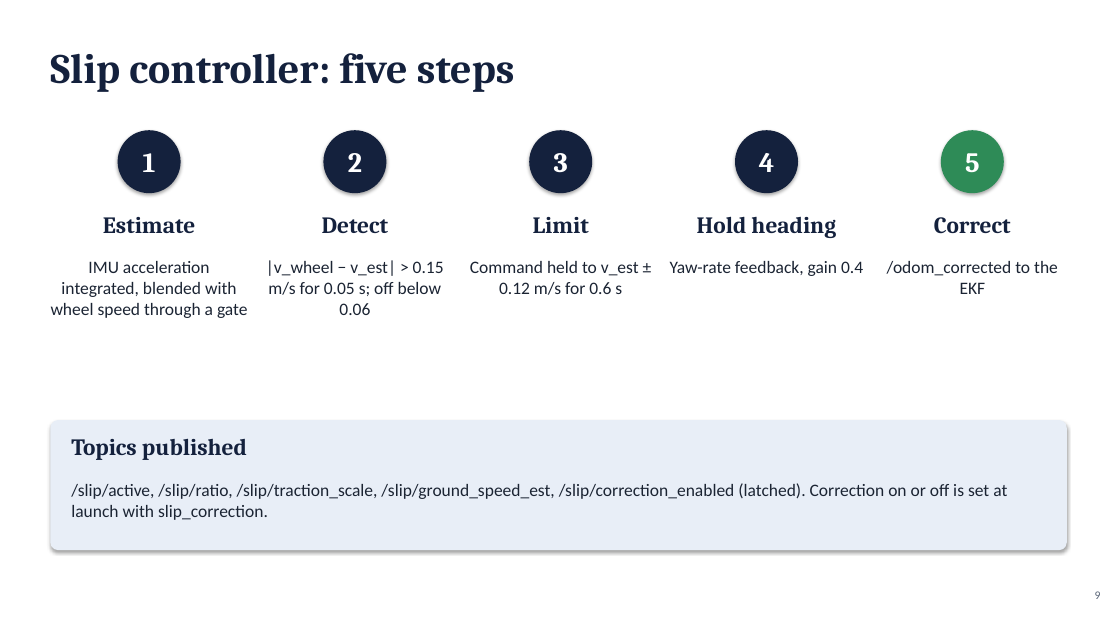
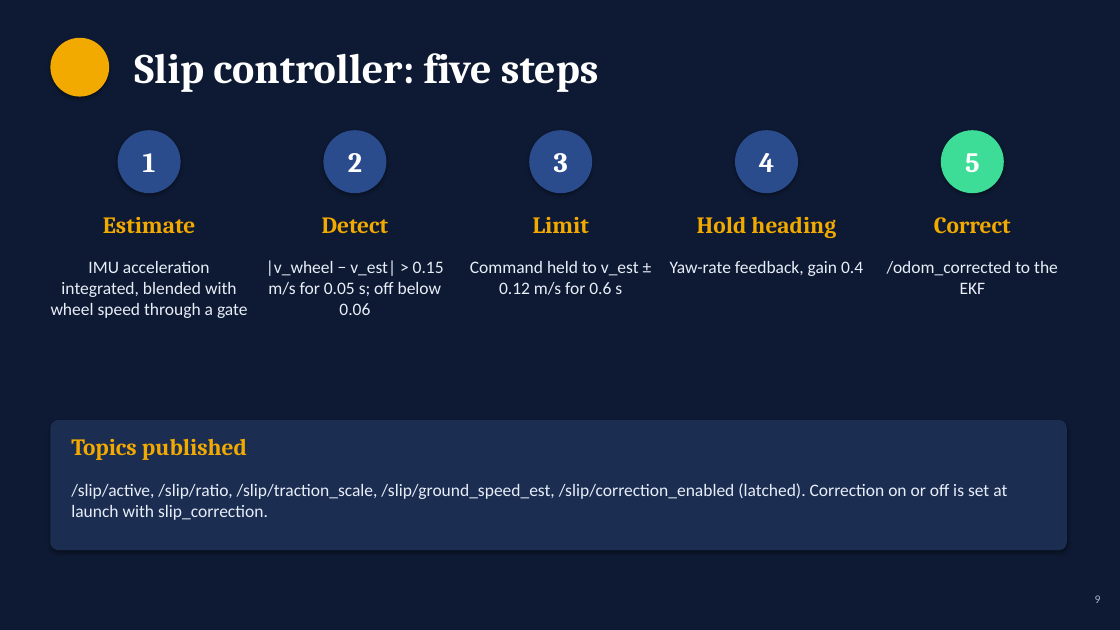
Before and after one commit to Saibts/AgileX_ScoutMini_JAZZY, a slide deck: slide 9 of docs/Scout_Mini_Project_Presentation.pptx. Drawn at 1120x630 pixels with LibreOffice and Linux fonts; fonts in the diff are those of the drawing. Boxes give left, top, right and bottom in pixels: in the first picture for what was removed or moved away, otherwise in the second. Text is boxed around its words. In the diff, an @@ line names an element or a change of style, - is before the commit and + after.

```diff
--- a/docs/Scout_Mini_Project_Presentation.pptx
+++ b/docs/Scout_Mini_Project_Presentation.pptx
@@ background #FFFFFF to #0E1A33 @@
@@ text "Slip controller: five steps": place and size @@
-text "Slip controller: five steps" at [50, 53, 515, 92]
+text "Slip controller: five steps" at [134, 53, 599, 92]
@@ text "Slip controller: five steps" at [134, 53, 599, 92]: text colour #14213D to #FFFFFF @@
@@ ellipse added at [50, 38, 109, 97], fill #F2A900 @@
@@ fill #14213D to #2B4C8C in 4 elements at [118, 130, 181, 193], [323, 130, 386, 193], [529, 130, 592, 193], [735, 130, 798, 193] @@
@@ ellipse at [941, 130, 1004, 193]: fill #2E8B57 to #3DDC97 @@
@@ rounded rectangle at [50, 420, 1067, 550]: fill #E8EEF7 to #1C2D52 @@
@@ text colour #14213D to #F2A900 in 6 elements at [103, 217, 195, 233], [322, 217, 389, 233], [533, 217, 589, 233], [697, 216, 836, 238], [934, 217, 1011, 234], [71, 439, 247, 460] @@
@@ text colour #1B2433 to #E8EEF8 in 6 elements at [51, 261, 247, 318], [266, 260, 444, 315], [470, 261, 639, 295], [670, 261, 863, 276], [887, 261, 1058, 294], [71, 483, 1007, 520] @@
@@ text "9" at [1095, 595, 1101, 603]: text colour #5B6678 to #A3B3CE @@
```
Also in this commit, not shown: 14 other slides changed.
